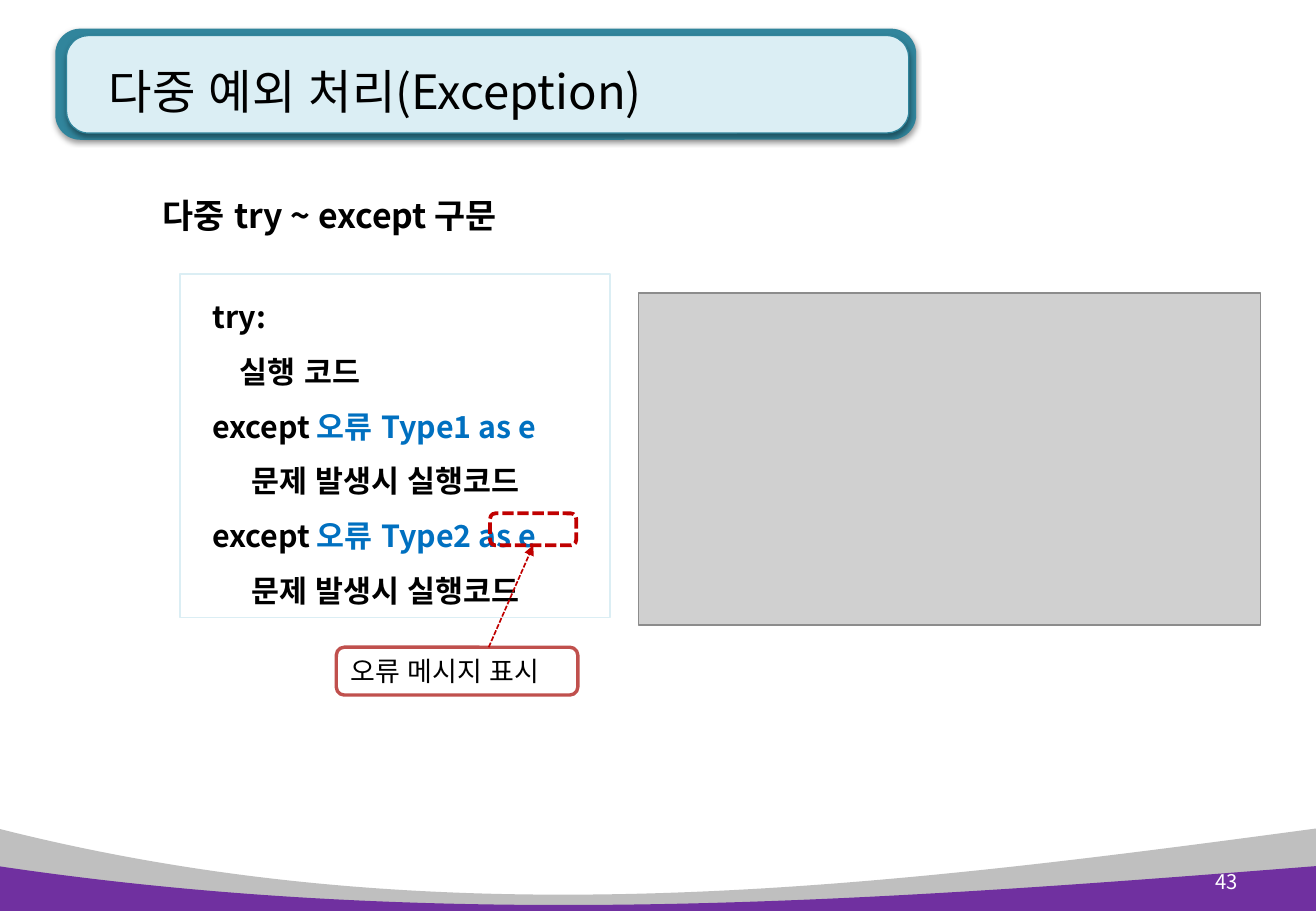
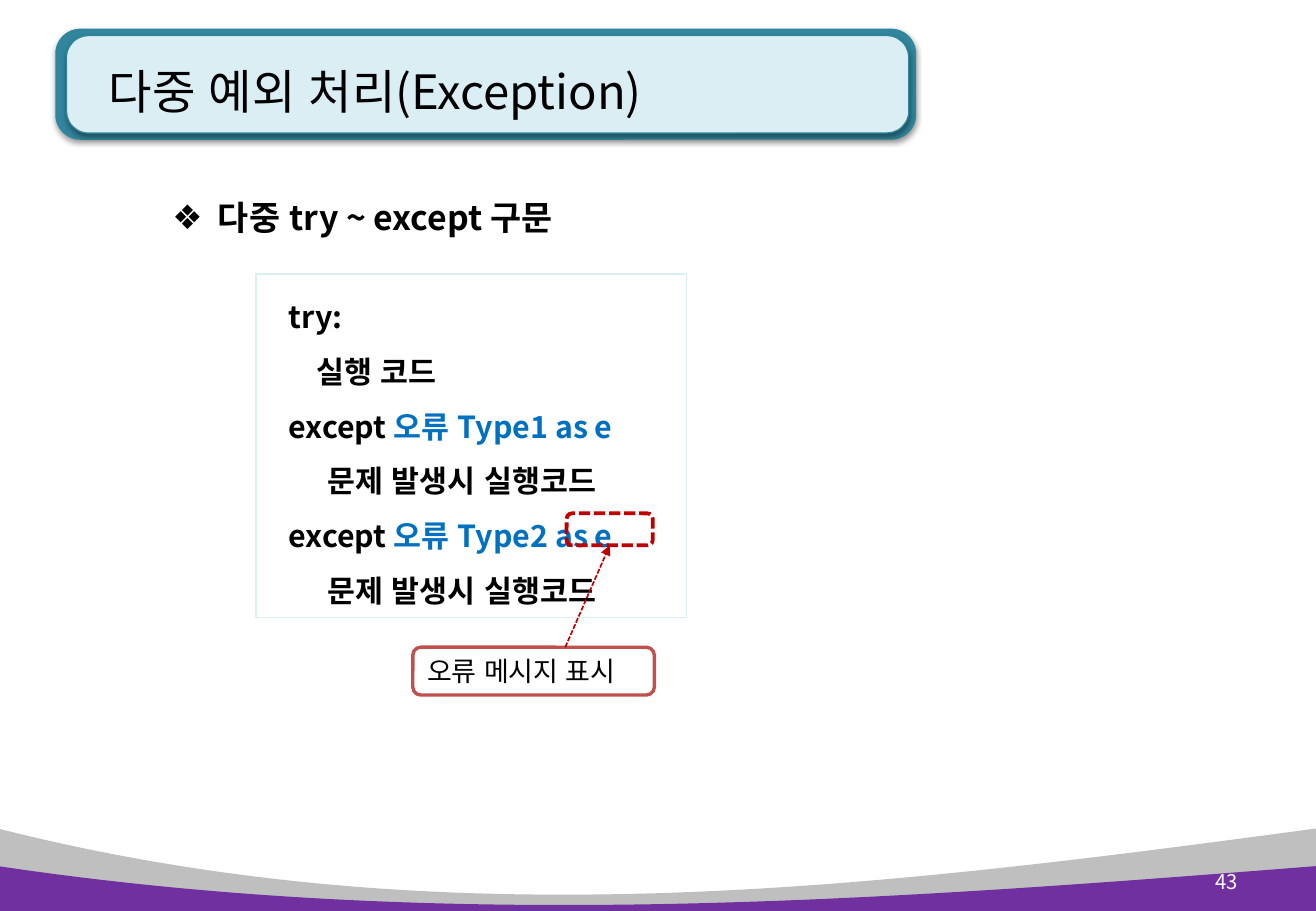
Before and after one commit to AhNyx/js_works, a slide deck: slide 43 of pyworks/python_ppt/Python 8장. 예외처리, 파일입출력.pptx. Drawn at 1316x911 pixels with LibreOffice and Linux fonts; fonts in the diff are those of the drawing; grey boxes stand for pictures. Boxes give left, top, right and bottom in pixels: in the first picture for what was removed or moved away, otherwise in the second. Text is boxed around its words. In the diff, an @@ line names an element or a change of style, - is before the commit and + after.

```diff
--- a/pyworks/python_ppt/Python 8장. 예외처리, 파일입출력.pptx
+++ b/pyworks/python_ppt/Python 8장. 예외처리, 파일입출력.pptx
@@ text "다중 try ~ except 구문" moved from (x1=163, y1=199, x2=497, y2=236) to (x1=218, y1=201, x2=552, y2=238) @@
@@ text "다중 try ~ except 구문" at (x1=218, y1=201, x2=552, y2=238): bullet none to ❖ @@
@@ picture removed at (x1=639, y1=293, x2=1261, y2=625) @@
@@ 2 rounded rectangles, 1 rectangle, 1 arrow moved together from (x1=180, y1=275, x2=610, y2=695) to (x1=256, y1=275, x2=687, y2=695) @@
```
Also in this commit, not shown: 6 other slides changed, 3 slides added, 1 slide removed, 31 other files.
